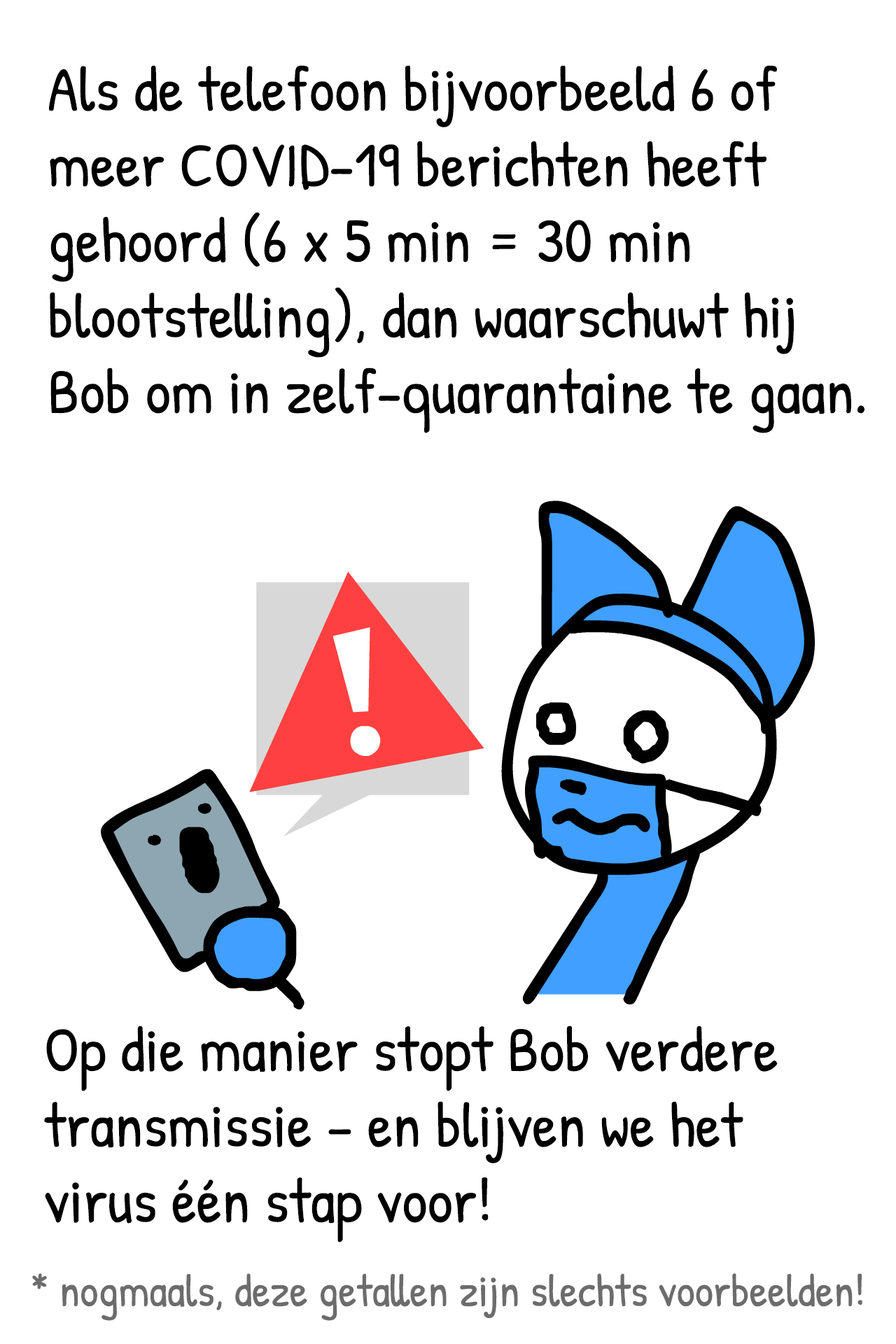
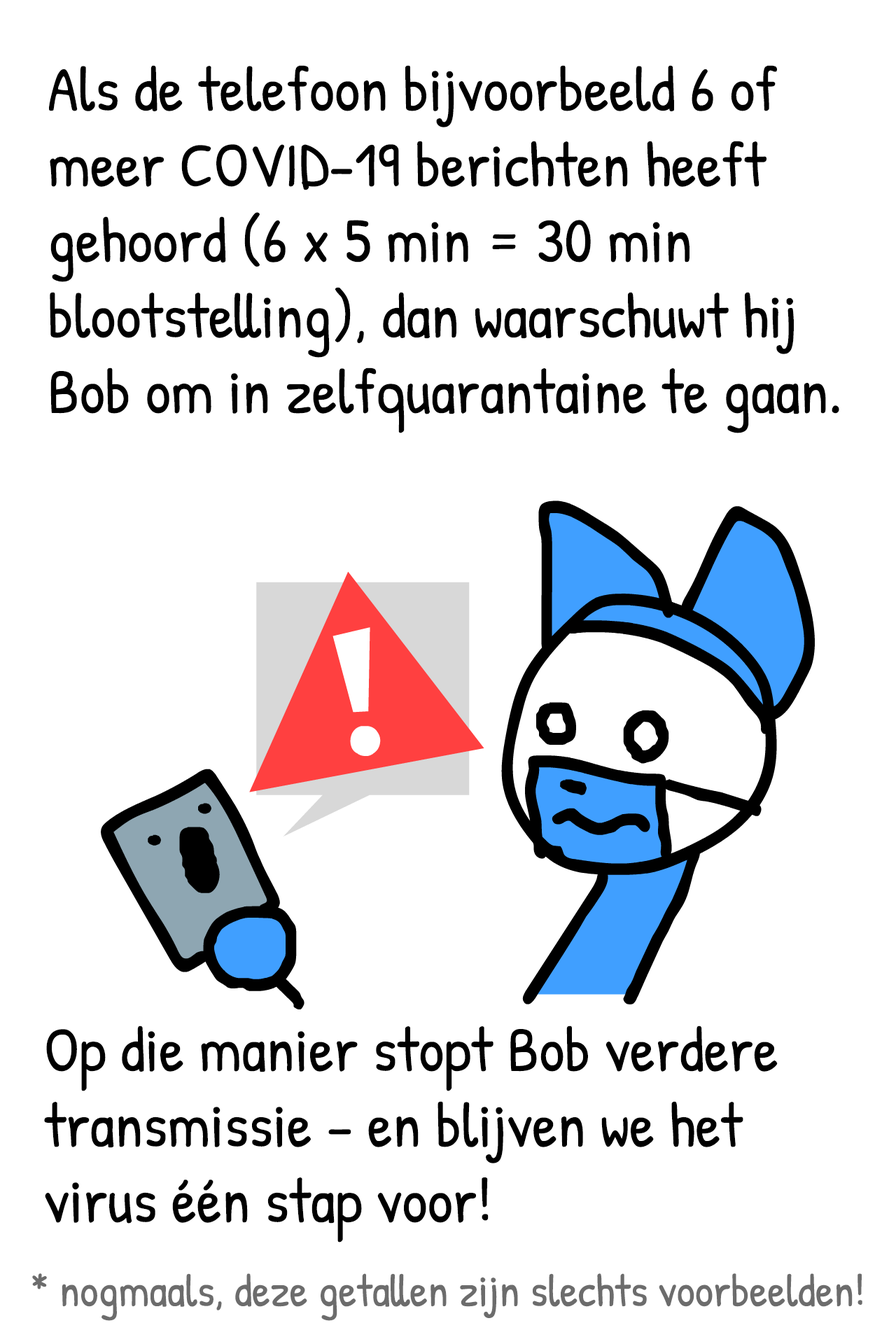
Comparing the layer stacks of the two 896x1344 images. Changes:
painted on "Als de telefoon bijvoorbeeld 6 of meer COVID-19 berichten heeft" over [377, 368, 865, 434]
